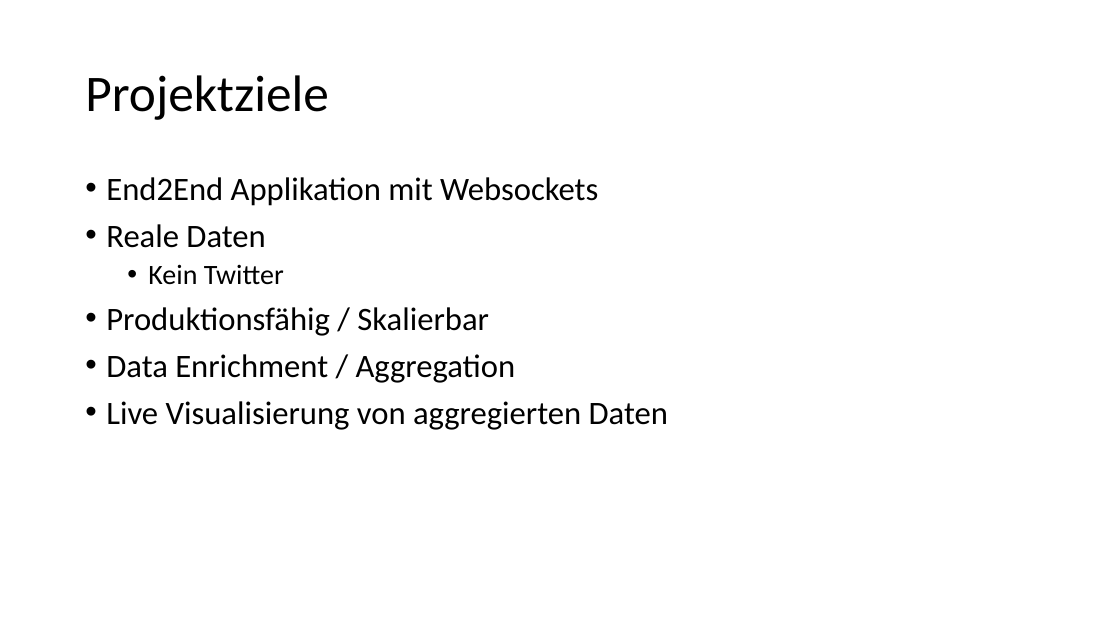
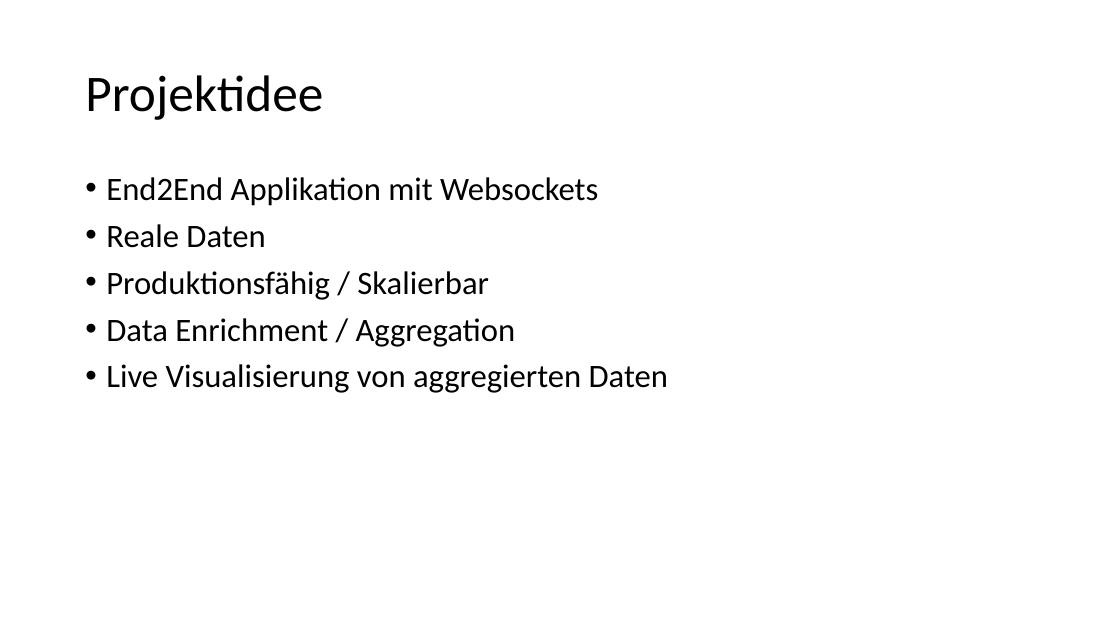
Before and after one commit to canclini/worldfeed, a slide deck: slide 2 of documentation/Spark_Worldfeed.pptx. Drawn at 1120x630 pixels with LibreOffice and Linux fonts; fonts in the diff are those of the drawing. Boxes give left, top, right and bottom in pixels: in the first picture for what was removed or moved away, otherwise in the second. Text is boxed around its words. In the diff, an @@ line names an element or a change of style, - is before the commit and + after.

```diff
--- a/documentation/Spark_Worldfeed.pptx
+++ b/documentation/Spark_Worldfeed.pptx
@@ title at box(85, 75, 323, 120): text changed @@
-Projektziele
+Projektidee
@@ text at box(148, 264, 284, 285): paragraph removed @@
-  • Kein Twitter
```
Also in this commit, not shown: 5 other slides changed, 1 slide removed, 1 other file.
